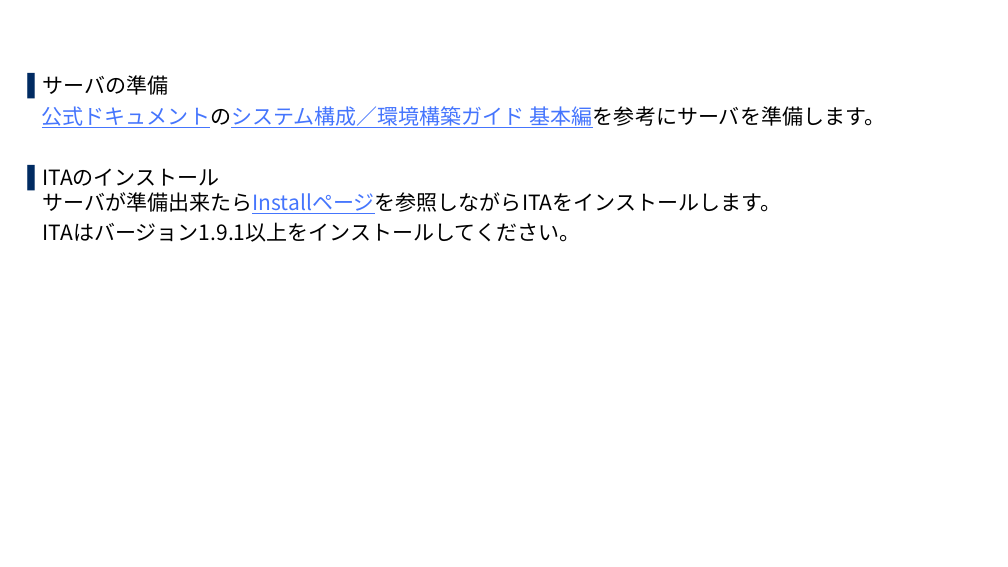
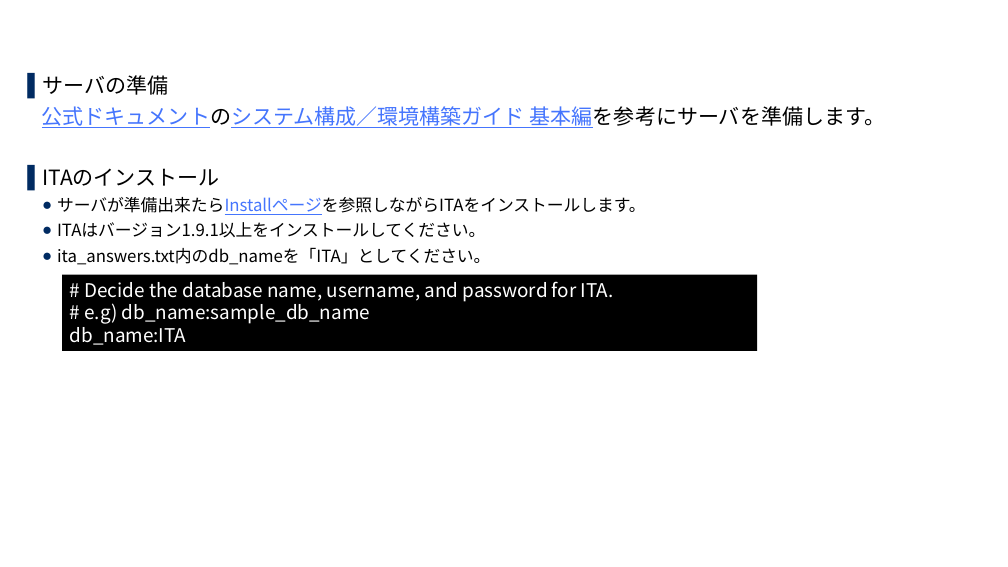
Before and after one commit to exastro-suite/it-automation-settingsamples-azure, a slide deck: slide 13 of docs/setting-samples-azure-install_ja.pptx. Drawn at 1008x567 pixels with LibreOffice and Linux fonts; fonts in the diff are those of the drawing; background and template pictures are left out. Boxes give left, top, right and bottom in pixels: in the first picture for what was removed or moved away, otherwise in the second. Text is boxed around its words. In the diff, an @@ line names an element or a change of style, - is before the commit and + after.

```diff
--- a/docs/setting-samples-azure-install_ja.pptx
+++ b/docs/setting-samples-azure-install_ja.pptx
@@ text at [42,168,646,215]: text changed; size 20 to 16 pt @@
-▌ ITAのインストール
-  サーバが準備出来たらInstallページを参照しながらITAをインストールします。
+▌ ITAのインストール
+  ● サーバが準備出来たらInstallページを参照しながらITAをインストールします。
@@ text at [57,222,485,238]: size 20 to 16 pt in "ITAはバージョン1.9.1以上をインストールしてください。"; bullet none to ●; list level 1 to 2 in "ITAはバージョン1.9.1以上をインストールしてください。" @@
@@ text at [57,247,490,265]: paragraph added @@
+  ● ita_answers.txt内のdb_nameを「ITA」としてください。
@@ rectangle added at [62,274,757,351], fill #000000, 18 pt, text #FFFFFF @@
+# Decide the database name, username, and password for ITA.
+# e.g) db_name:sample_db_name
+db_name:ITA
```
Also in this commit, not shown: 1 other file.
